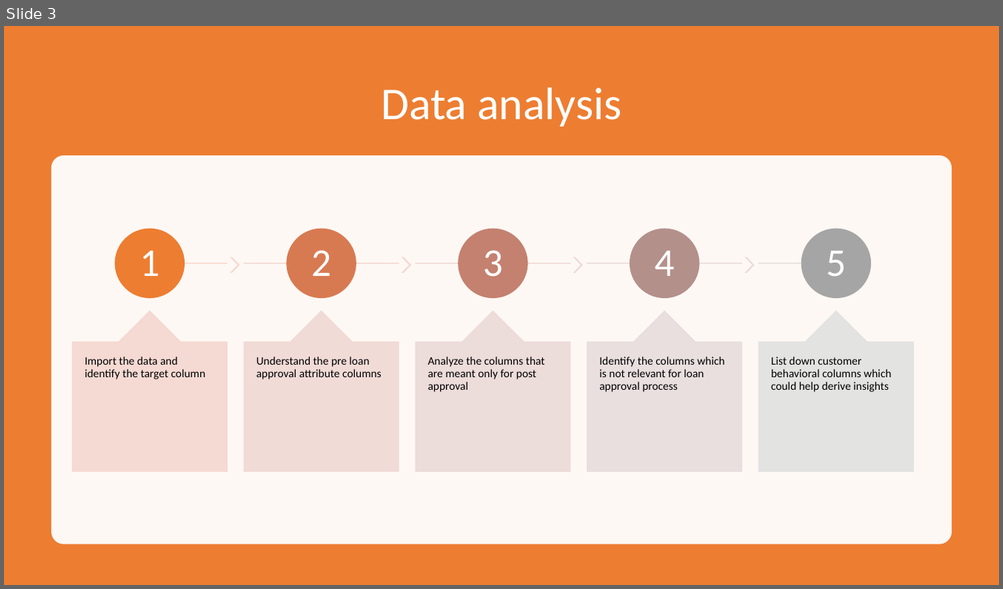
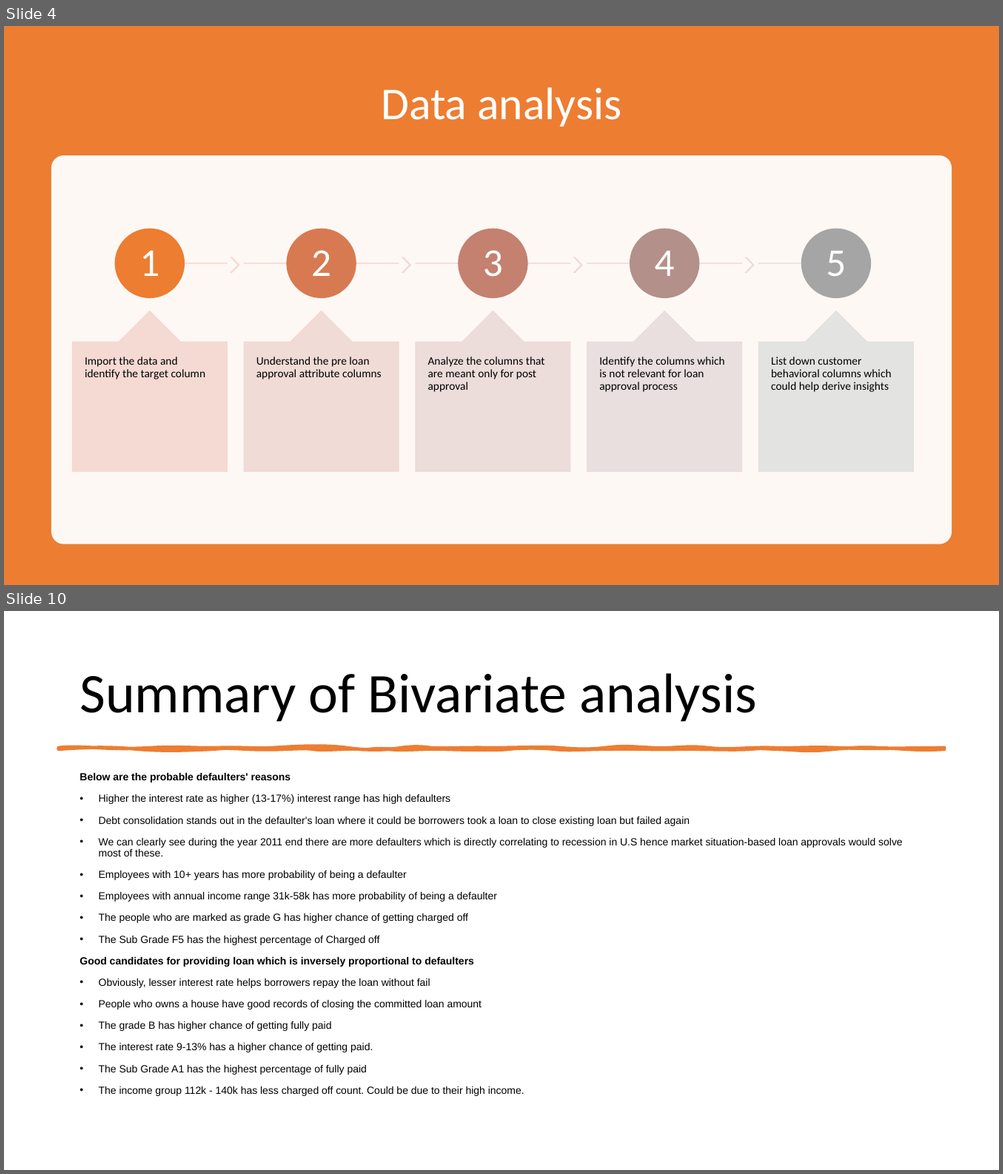
Before and after one commit to bharathsanjai/lending-club-case-study, a slide deck: lending-club-case-study.pptx. Shown one above the other, each under a label of ours: slide 3 before the commit, slides 4 and 10 after it; the slides between them are not shown. The pictures are 1003x589 and 1003x1174 pixels, drawn with LibreOffice and Linux fonts; fonts in the diff are those of the drawing. Boxes give left, top, right and bottom in pixels: in the first picture for what was removed or moved away, otherwise in the second. Text is boxed around its words. In the diff, an @@ line names an element or a change of style, - is before the commit and + after.

```diff
--- a/lending-club-case-study.pptx
+++ b/lending-club-case-study.pptx
@@ slide 10 added at box(4, 611, 999, 1170), background #FFFFFF @@
@@ title added at box(79, 673, 756, 722), 54 pt, text #000000 @@
+Summary of Bivariate analysis
@@ freeform shape added at box(59, 748, 944, 749), fill #ED7D31, outline #ED7D31 3.25 pt @@
@@ text added at box(79, 773, 902, 1096), 10 pt, text #000000 @@
+Below are the probable defaulters' reasons
+• Higher the interest rate as higher (13-17%) interest range has high defaulters
+• Debt consolidation stands out in the defaulter's loan where it could be borrowers took a loan to close existing loan but failed again
+• We can clearly see during the year 2011 end there are more defaulters which is directly correlating to recession in U.S hence market situation-based loan approvals would solve most of these.
+• Employees with 10+ years has more probability of being a defaulter
+• Employees with annual income range 31k-58k has more probability of being a defaulter
+• The people who are marked as grade G has higher chance of getting charged off
+• The Sub Grade F5 has the highest percentage of Charged off
+Good candidates for providing loan which is inversely proportional to defaulters
+• Obviously, lesser interest rate helps borrowers repay the loan without fail
+• People who owns a house have good records of closing the committed loan amount
+• The grade B has higher chance of getting fully paid
+• The interest rate 9-13% has a higher chance of getting paid.
+• The Sub Grade A1 has the highest percentage of fully paid
+• The income group 112k - 140k has less charged off count. Could be due to their high income.
@@ what was slide 3 is now slide 4 @@
```
Also in this commit, not shown: 2 slides changed, 7 other slides added.
